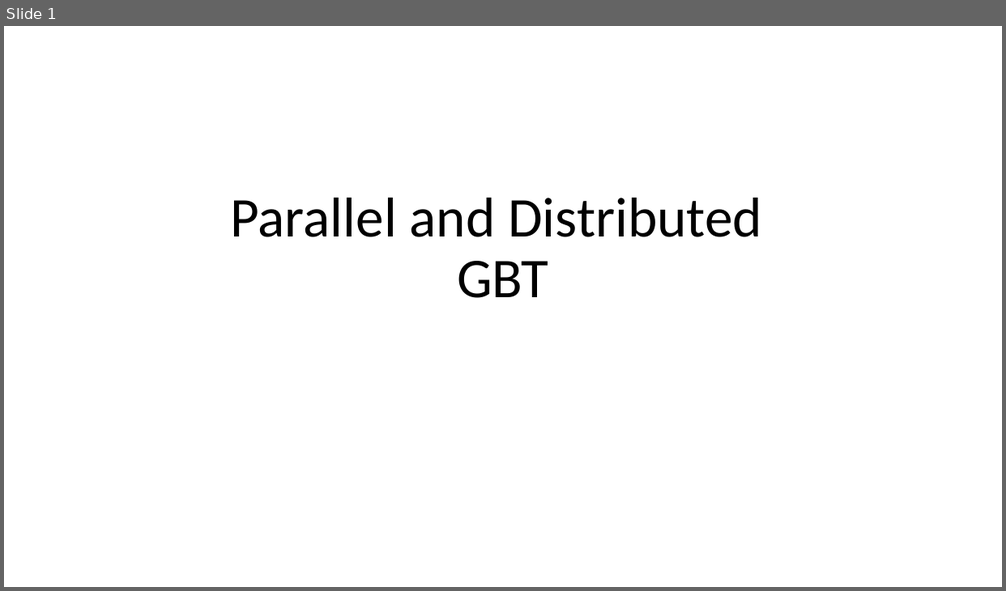
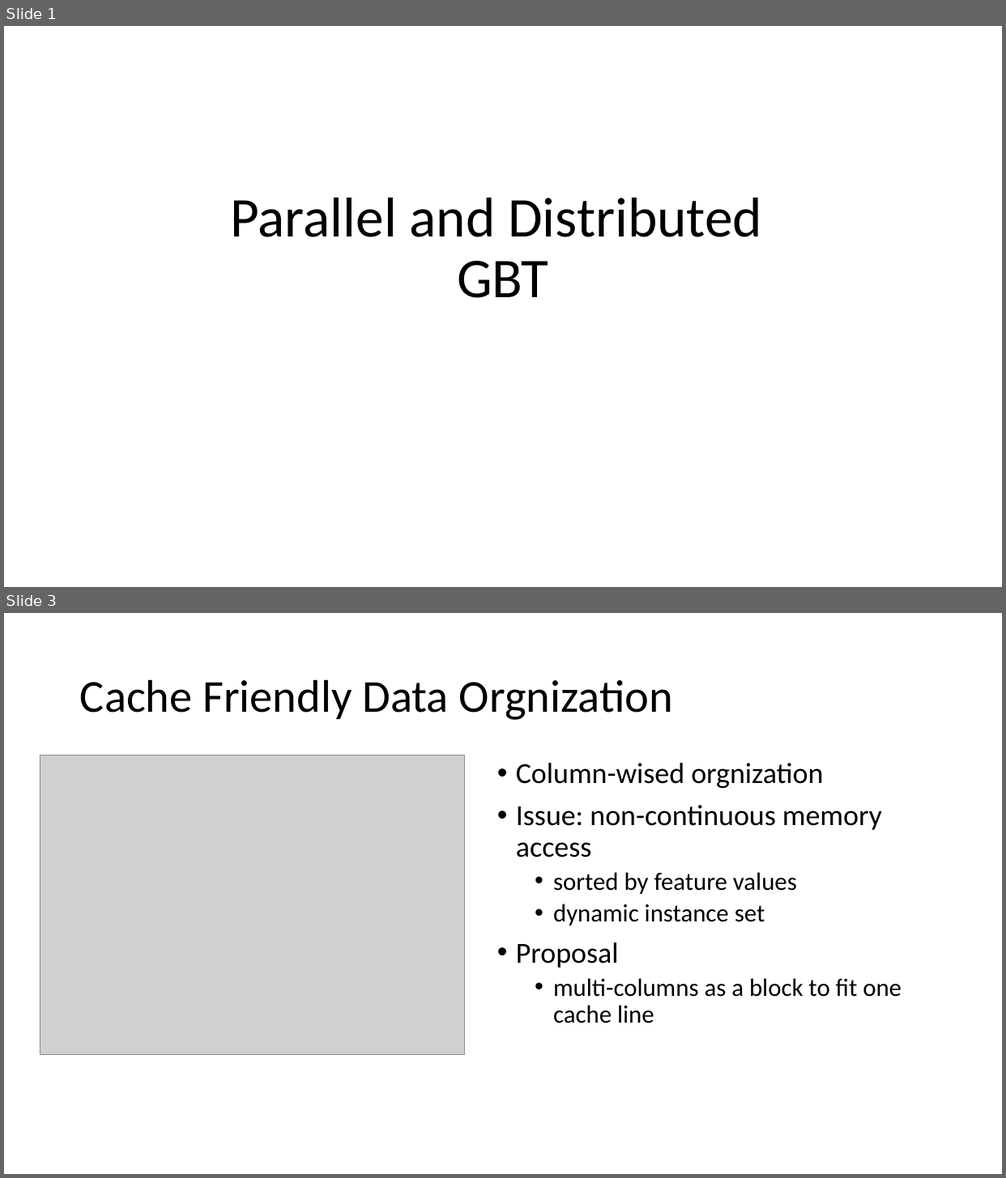
Before and after one commit to DSC-SPIDAL/harp, a slide deck: doc/meeting/0905-ModelRotation/Design of Parallel.pptx. Shown one above the other, each under a label of ours: slide 1 before the commit, slides 1 and 3 after it; the slides between them are not shown. The pictures are 1006x591 and 1006x1178 pixels, drawn with LibreOffice and Linux fonts; fonts in the diff are those of the drawing; grey boxes stand for pictures. Boxes give left, top, right and bottom in pixels: in the first picture for what was removed or moved away, otherwise in the second. Text is boxed around its words. In the diff, an @@ line names an element or a change of style, - is before the commit and + after.

```diff
--- a/doc/meeting/0905-ModelRotation/Design of Parallel.pptx
+++ b/doc/meeting/0905-ModelRotation/Design of Parallel.pptx
@@ slide 3 added at [4, 613, 1002, 1174], background #FFFFFF @@
@@ title added at [80, 679, 673, 720], 44 pt, text #000000 @@
+Cache Friendly Data Orgnization
@@ picture added at [40, 756, 465, 1054] @@
@@ text added at [516, 763, 901, 1024], 24 pt, text #000000 @@
+• Column-wised orgnization
+• Issue: non-continuous memory access
+  • sorted by feature values
+  • dynamic instance set
+• Proposal
+  • multi-columns as a block to fit one cache line
```
Also in this commit, not shown: 1 slide changed, 4 other slides added, 1 slide removed, 1 other file.
